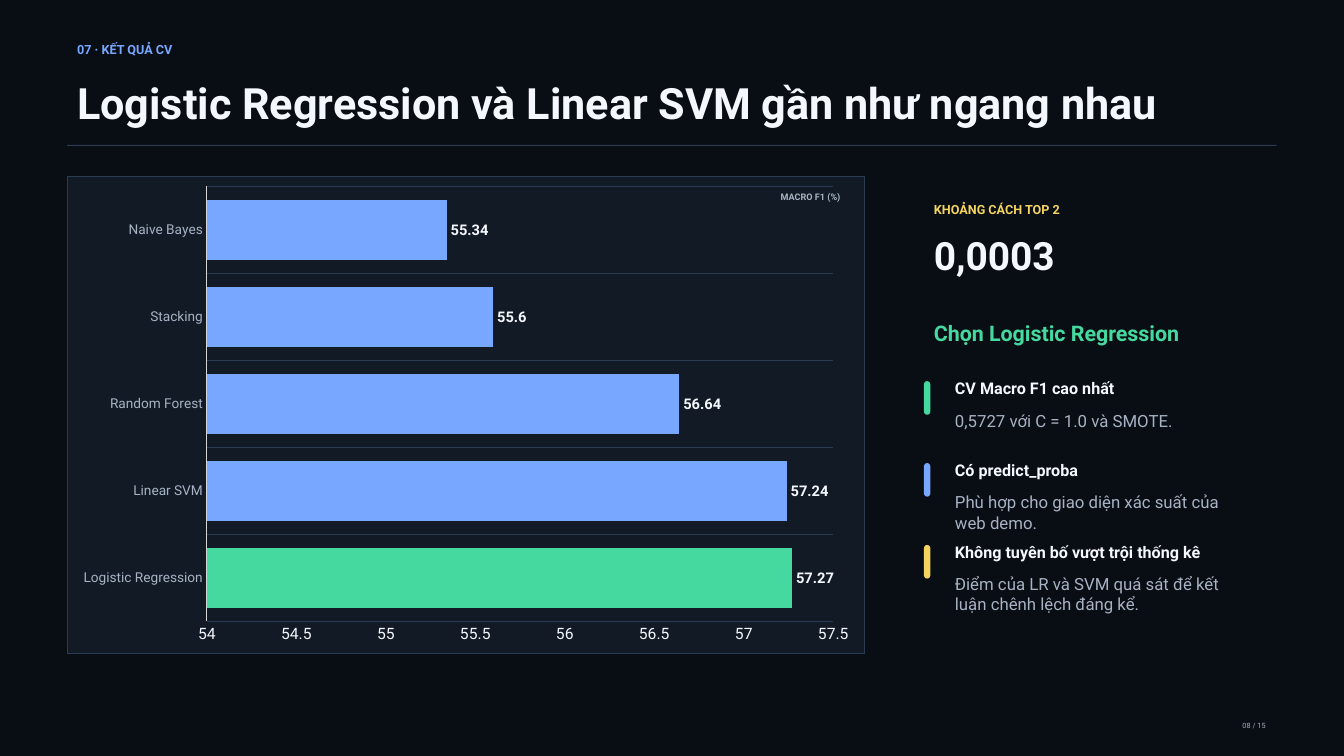
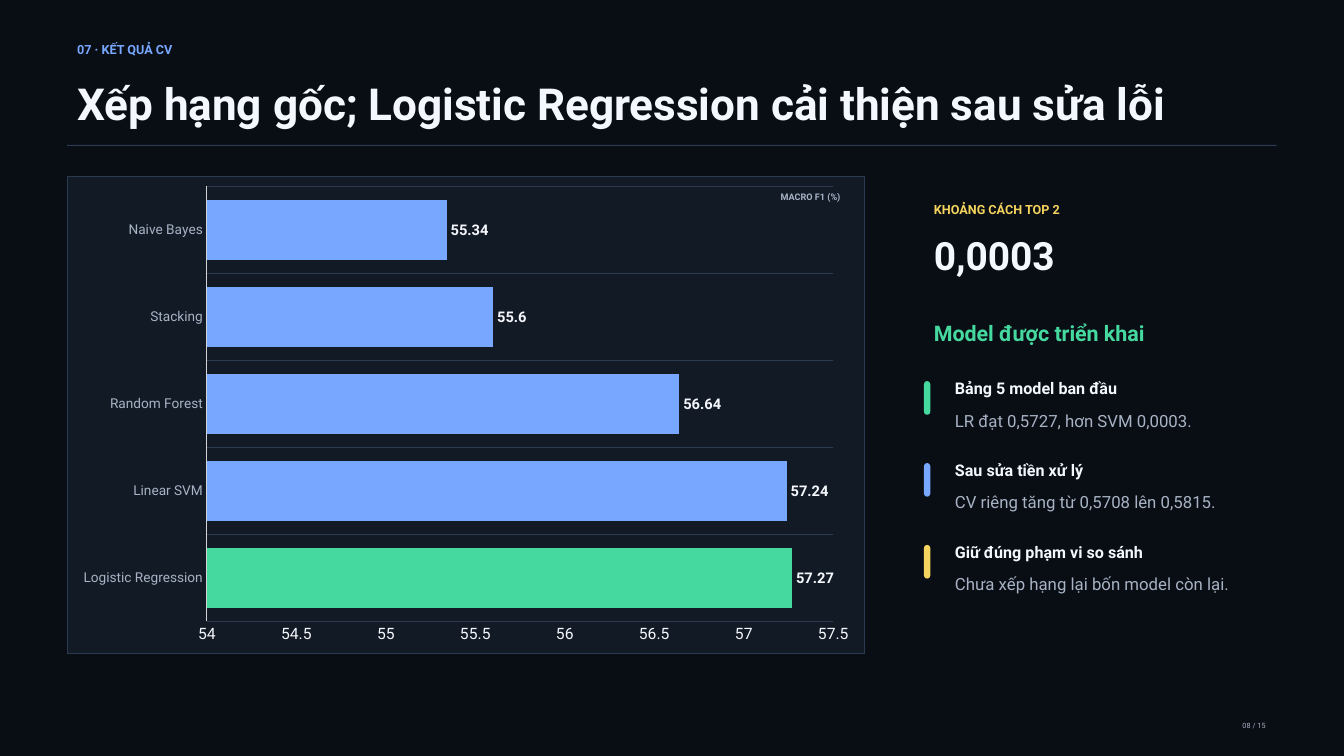
Before and after one commit to NDK2002/ML-Sentiment-Analysis-ITviec, a slide deck: slide 8 of reports/slides/ITviec_Sentiment_Analysis.pptx. Drawn at 1344x756 pixels with LibreOffice and Linux fonts; fonts in the diff are those of the drawing. Boxes give left, top, right and bottom in pixels: in the first picture for what was removed or moved away, otherwise in the second. Text is boxed around its words. In the diff, an @@ line names an element or a change of style, - is before the commit and + after.

```diff
--- a/reports/slides/ITviec_Sentiment_Analysis.pptx
+++ b/reports/slides/ITviec_Sentiment_Analysis.pptx
@@ text at box(77, 84, 1165, 129): text changed; size 30.8 to 31.5 pt @@
-Logistic Regression và Linear SVM gần như ngang nhau
+Xếp hạng gốc; Logistic Regression cải thiện sau sửa lỗi
@@ text at box(934, 323, 1144, 345): text changed @@
-Chọn Logistic Regression
+Model được triển khai
@@ text at box(955, 381, 1117, 398): text changed @@
-CV Macro F1 cao nhất
+Bảng 5 model ban đầu
@@ text at box(955, 414, 1192, 430): text changed @@
-0,5727 với C = 1.0 và SMOTE.
+LR đạt 0,5727, hơn SVM 0,0003.
@@ text at box(955, 463, 1083, 480): text changed @@
-Có predict_proba
+Sau sửa tiền xử lý
@@ text at box(955, 495, 1216, 512): text changed @@
-Phù hợp cho giao diện xác suất của web demo.
+CV riêng tăng từ 0,5708 lên 0,5815.
@@ text at box(955, 546, 1143, 562): text changed @@
-Không tuyên bố vượt trội thống kê
+Giữ đúng phạm vi so sánh
@@ text at box(955, 576, 1229, 594): text changed @@
-Điểm của LR và SVM quá sát để kết luận chênh lệch đáng kể.
+Chưa xếp hạng lại bốn model còn lại.
```
Also in this commit, not shown: 8 other slides changed, 27 other files.
